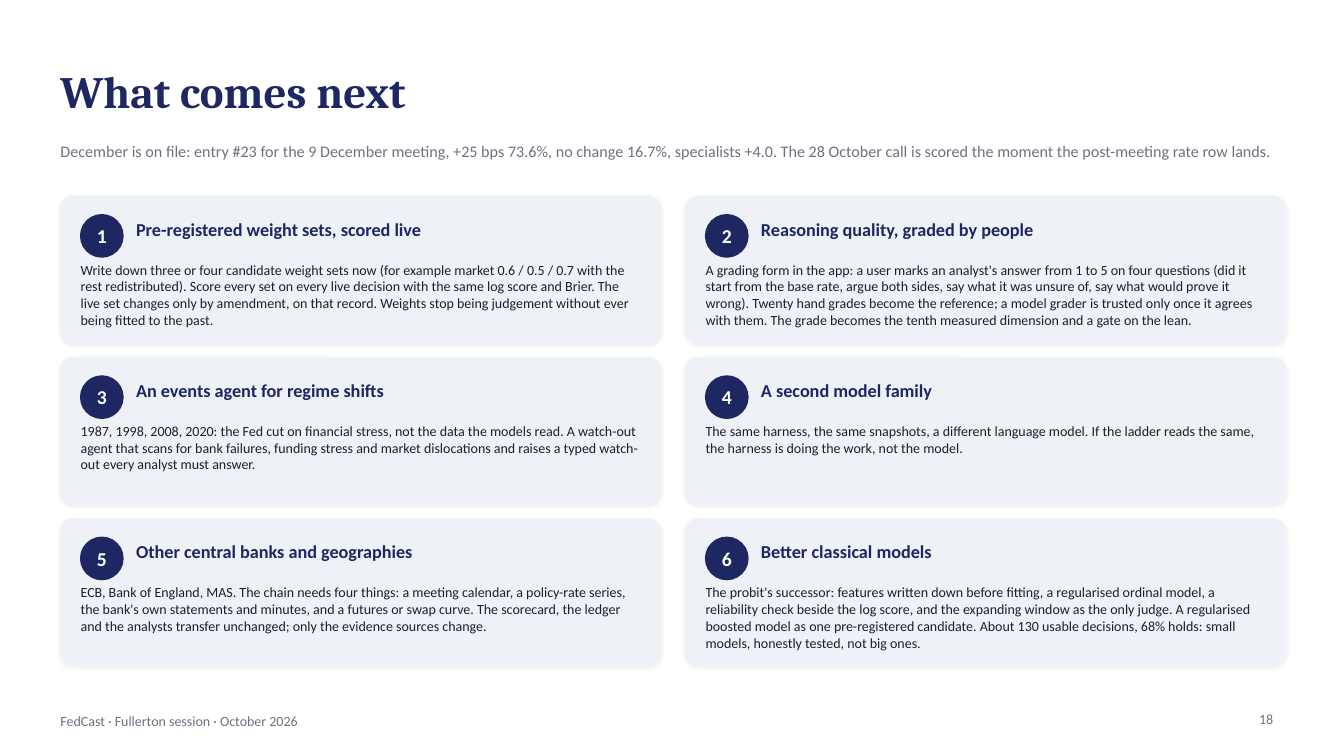
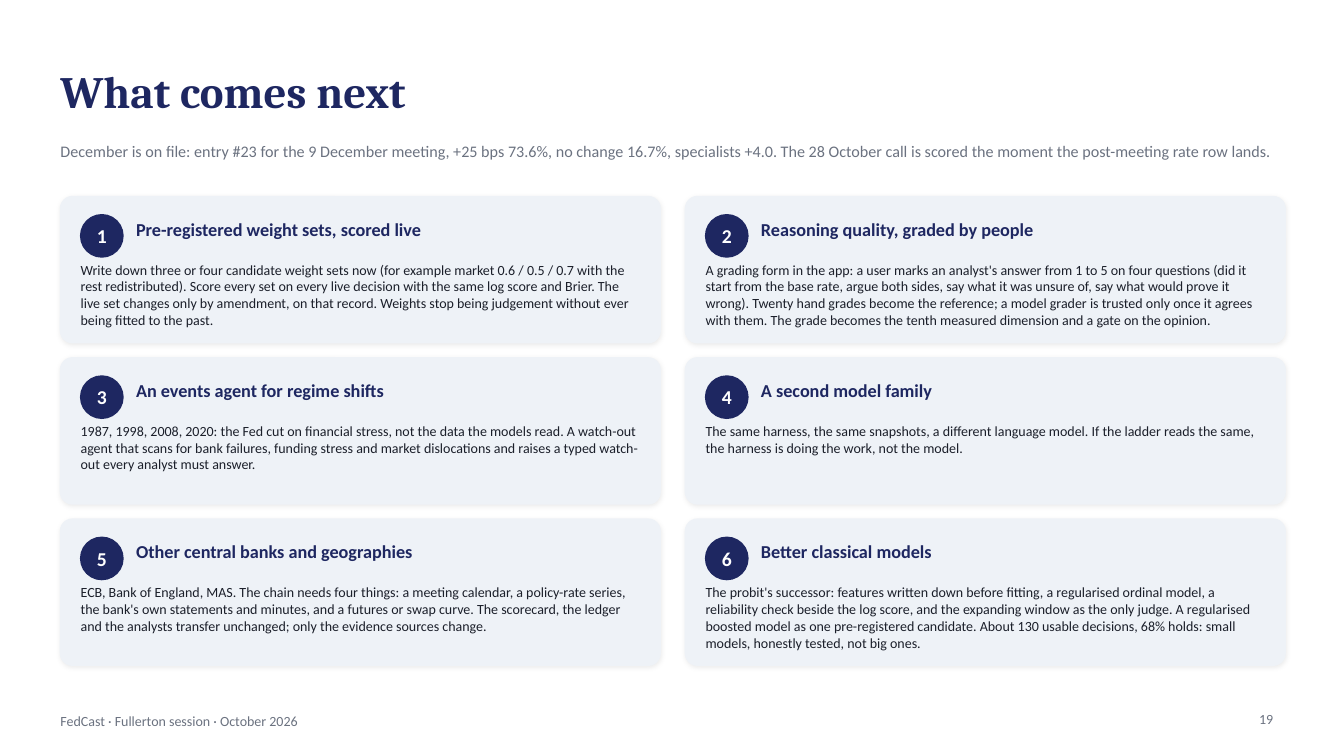
Before and after one commit to kmt112/fed-forecast, a slide deck: slide 19 of docs/FedCast_Fullerton.pptx (slide 18 before the commit). Drawn at 1344x756 pixels with LibreOffice and Linux fonts; fonts in the diff are those of the drawing. Boxes give left, top, right and bottom in pixels: in the first picture for what was removed or moved away, otherwise in the second. Text is boxed around its words. In the diff, an @@ line names an element or a change of style, - is before the commit and + after.

```diff
--- a/docs/FedCast_Fullerton.pptx
+++ b/docs/FedCast_Fullerton.pptx
@@ text at <box>706,265,1252,328</box>: text changed @@
-A grading form in the app: a user marks an analyst's answer from 1 to 5 on four questions (did it start from the base rate, argue both sides, say what it was unsure of, say what would prove it wrong). Twenty hand grades become the reference; a model grader is trusted only once it agrees with them. The grade becomes the tenth measured dimension and a gate on the lean.
+A grading form in the app: a user marks an analyst's answer from 1 to 5 on four questions (did it start from the base rate, argue both sides, say what it was unsure of, say what would prove it wrong). Twenty hand grades become the reference; a model grader is trusted only once it agrees with them. The grade becomes the tenth measured dimension and a gate on the opinion.
@@ page number at <box>1259,715,1273,724</box>: text changed @@
-18
+19
```
Also in this commit, not shown: 8 other slides changed, 1 slide added, 2 other files.
